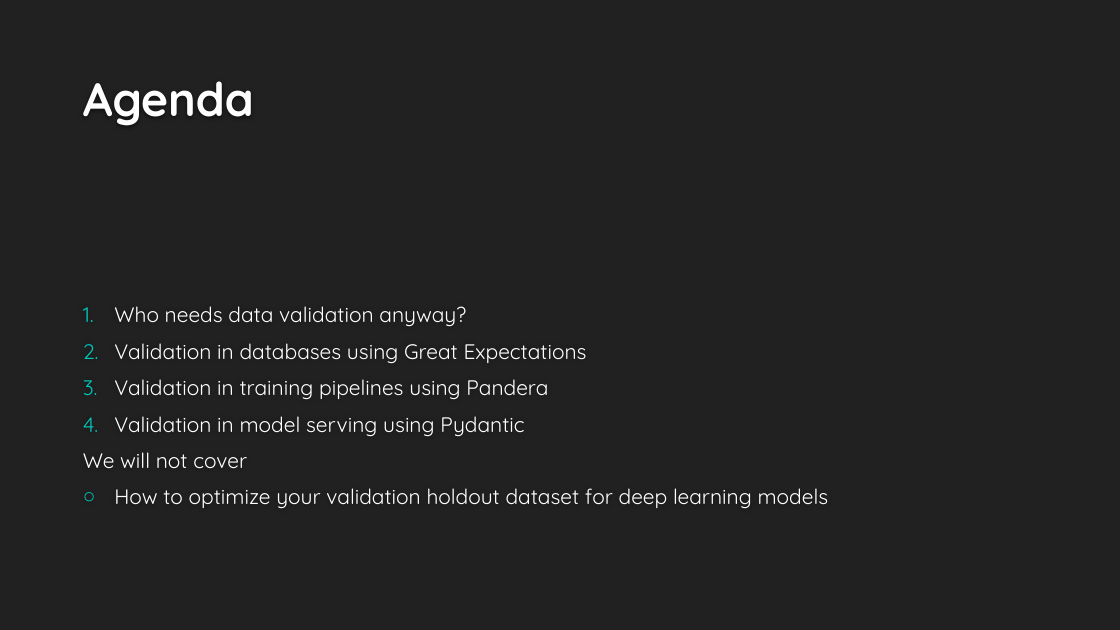
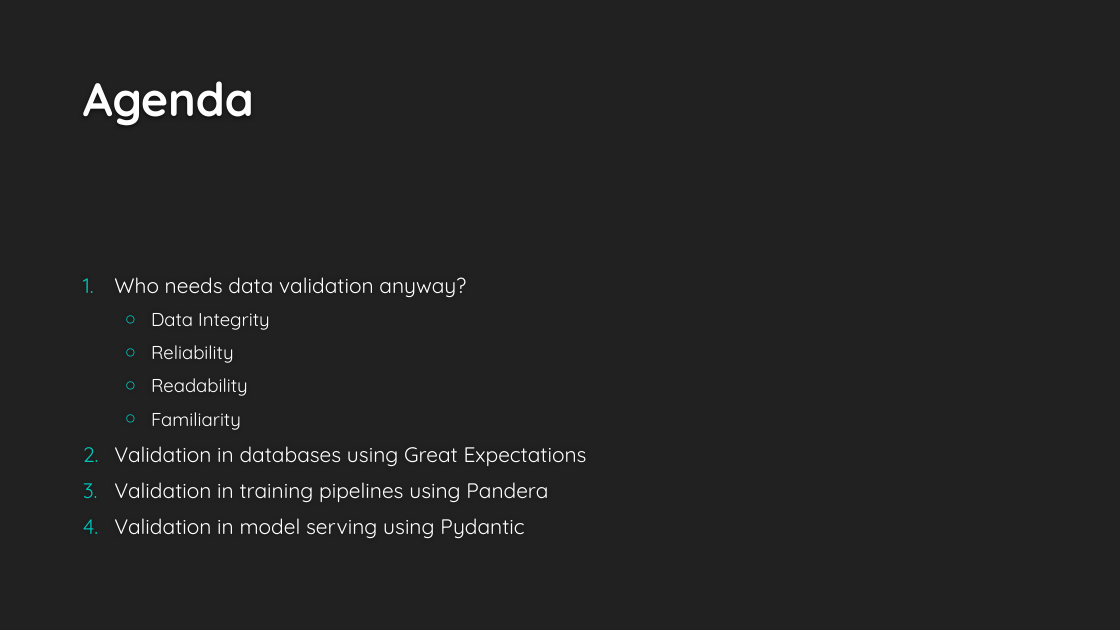
Before and after one commit to NatanMish/data_validation, a slide deck: slide 5 of Data Validation for Data Science.pptx. Drawn at 1120x630 pixels with LibreOffice and Linux fonts; fonts in the diff are those of the drawing; background and template pictures are left out. Boxes give left, top, right and bottom in pixels: in the first picture for what was removed or moved away, otherwise in the second. Text is boxed around its words. In the diff, an @@ line names an element or a change of style, - is before the commit and + after.

```diff
--- a/Data Validation for Data Science.pptx
+++ b/Data Validation for Data Science.pptx
@@ text at <box>151,313,269,430</box>: paragraphs added @@
+  ○ Data Integrity
+  ○ Reliability
+  ○ Readability
+  ○ Familiarity
@@ text at <box>83,452,829,508</box>: paragraphs removed @@
-We will not cover
-○ How to optimize your validation holdout dataset for deep learning models
```
Also in this commit, not shown: 2 other slides changed, 1 other file.
